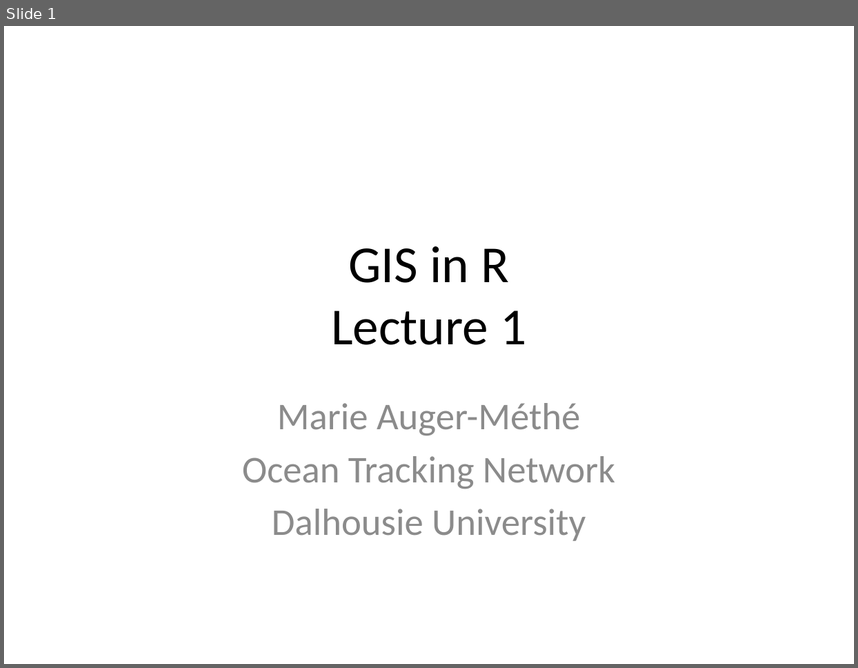
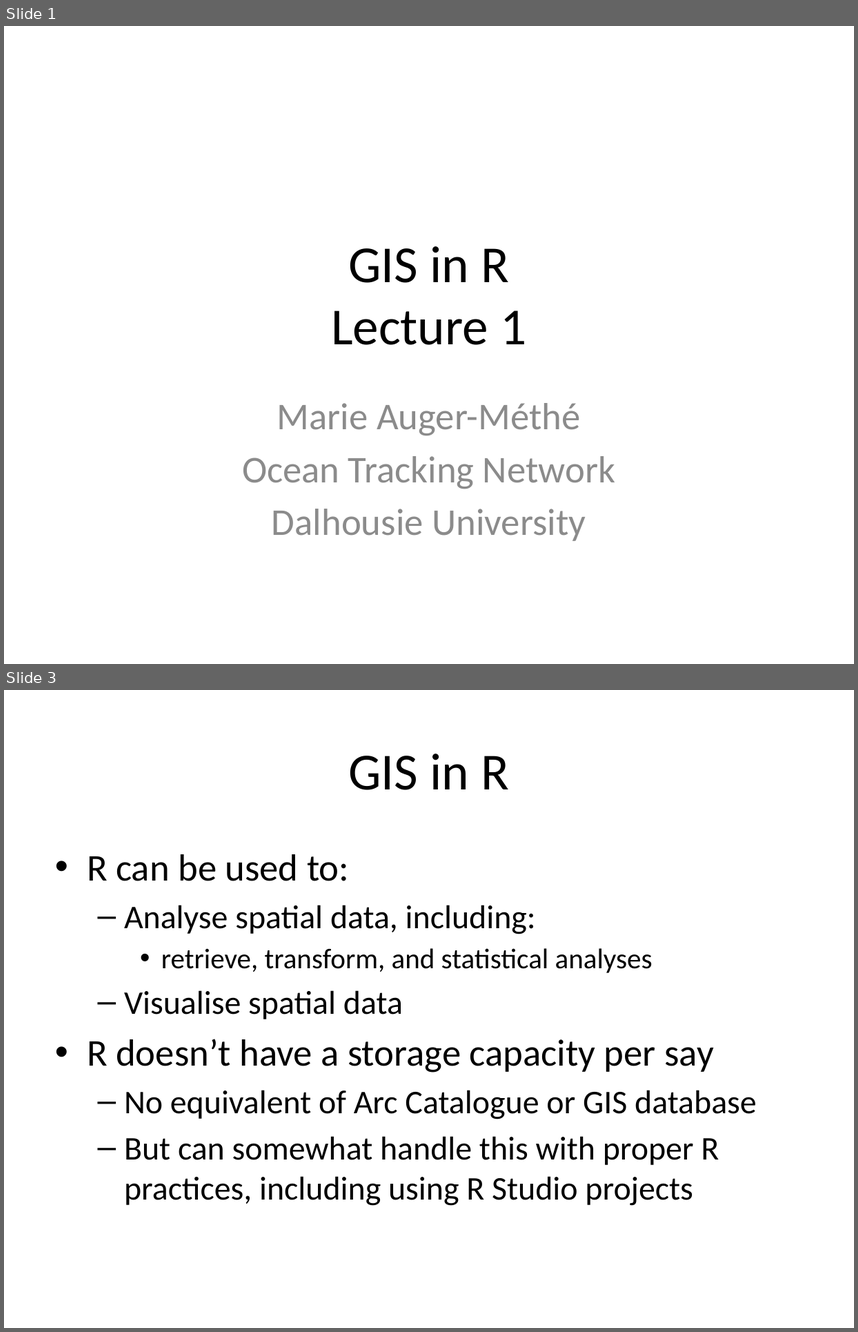
Before and after one commit to MarieAugerMethe/GISinR, a slide deck: Lectures/Lecture1.pptx. Shown one above the other, each under a label of ours: slide 1 before the commit, slides 1 and 3 after it; the slides between them are not shown. The pictures are 858x668 and 858x1332 pixels, drawn with LibreOffice and Linux fonts; fonts in the diff are those of the drawing. Boxes give left, top, right and bottom in pixels: in the first picture for what was removed or moved away, otherwise in the second. Text is boxed around its words. In the diff, an @@ line names an element or a change of style, - is before the commit and + after.

Commit message:
Updated lecture

```diff
--- a/Lectures/Lecture1.pptx
+++ b/Lectures/Lecture1.pptx
@@ slide 3 added at box(4, 690, 854, 1328), background #FFFFFF @@
@@ title added at box(348, 753, 509, 790), 44 pt, text #000000 @@
+GIS in R
@@ text added at box(87, 854, 757, 1205), 28 pt, text #000000 @@
+• R can be used to:
+  – Analyse spatial data, including:
+    • retrieve, transform, and statistical analyses
+  – Visualise spatial data
+• R doesn’t have a storage capacity per say
+  – No equivalent of Arc Catalogue or GIS database
+  – But can somewhat handle this with proper R practices, including using R Studio projects
```
Also in this commit, not shown: 4 other slides added.
